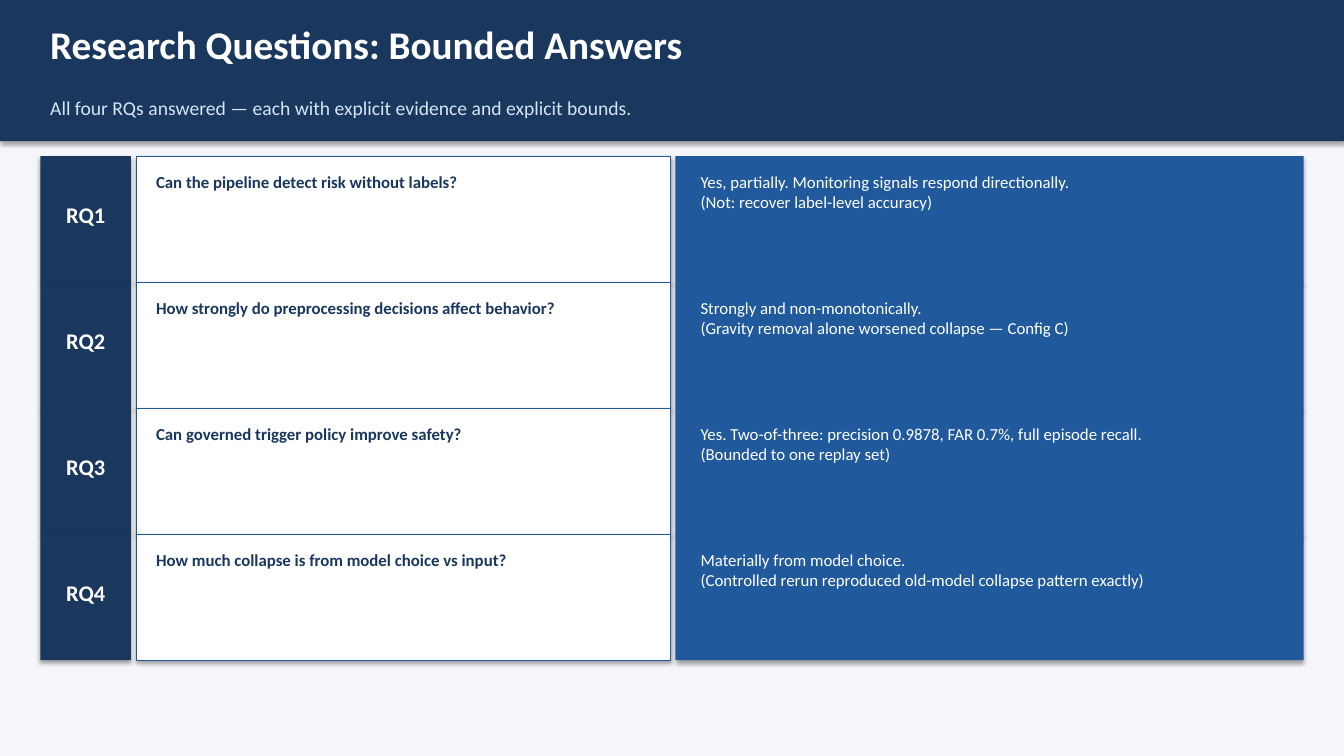
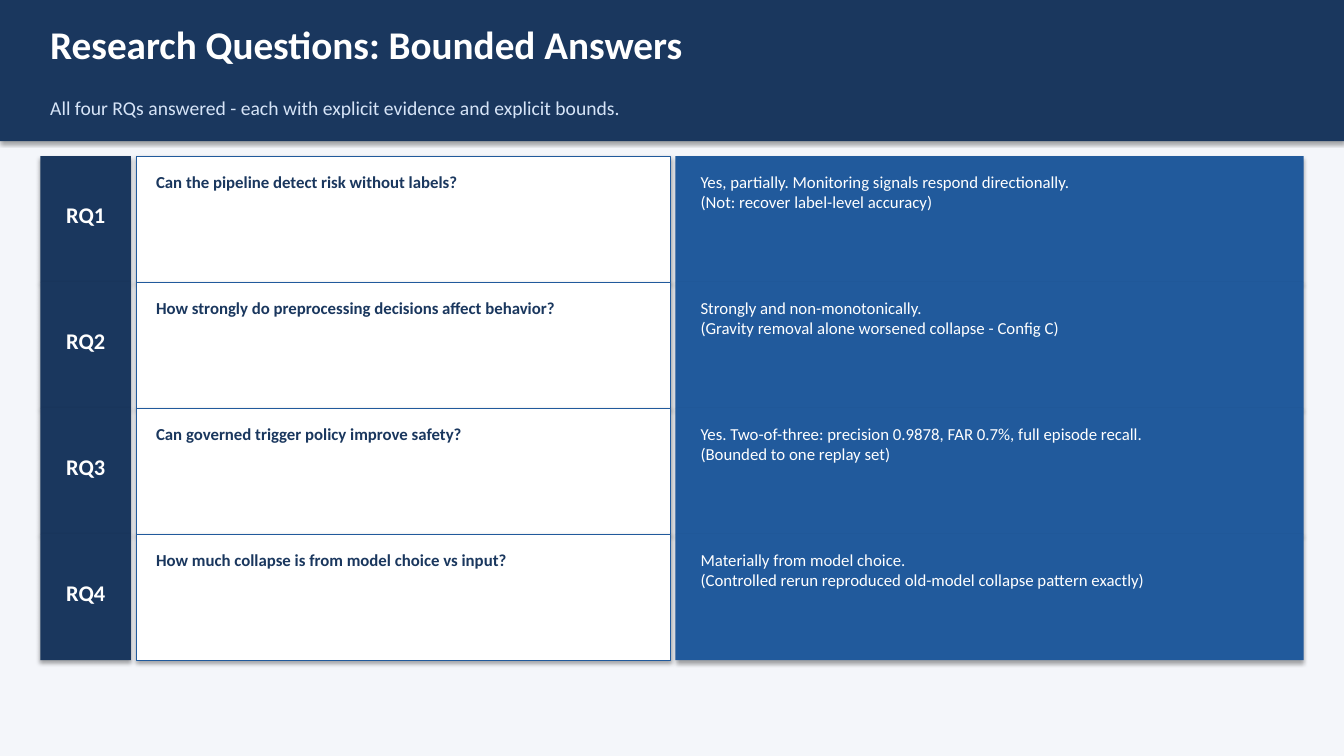
Before and after one commit to ShalinVachheta017/wearable-har-mlops-pipeline, a slide deck: slide 16 of internal/writing/defense_slides.pptx. Drawn at 1344x756 pixels with LibreOffice and Linux fonts; fonts in the diff are those of the drawing. Boxes give left, top, right and bottom in pixels: in the first picture for what was removed or moved away, otherwise in the second. Text is boxed around its words. In the diff, an @@ line names an element or a change of style, - is before the commit and + after.

```diff
--- a/internal/writing/defense_slides.pptx
+++ b/internal/writing/defense_slides.pptx
@@ text at <box>50,101,619,118</box>: text changed @@
-All four RQs answered — each with explicit evidence and explicit bounds.
+All four RQs answered - each with explicit evidence and explicit bounds.
@@ text at <box>701,302,1059,337</box>: text changed @@
-Strongly and non-monotonically.
-(Gravity removal alone worsened collapse — Config C)
+Strongly and non-monotonically.
+(Gravity removal alone worsened collapse - Config C)
```
Also in this commit, not shown: 16 other slides changed, 2 other files.
